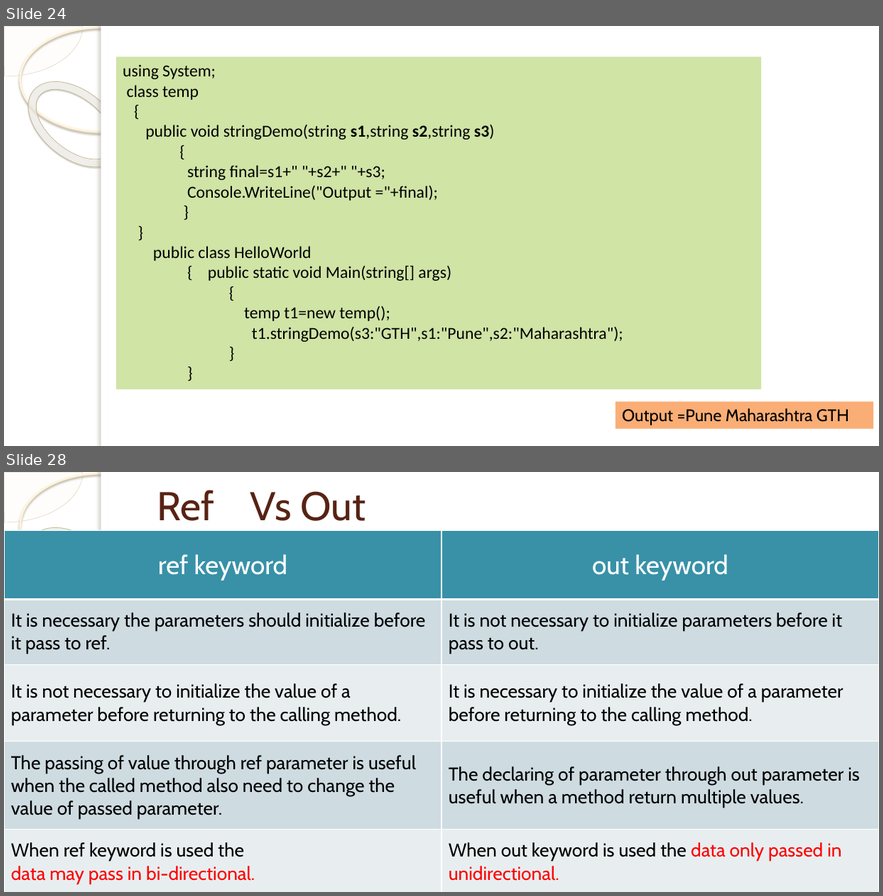
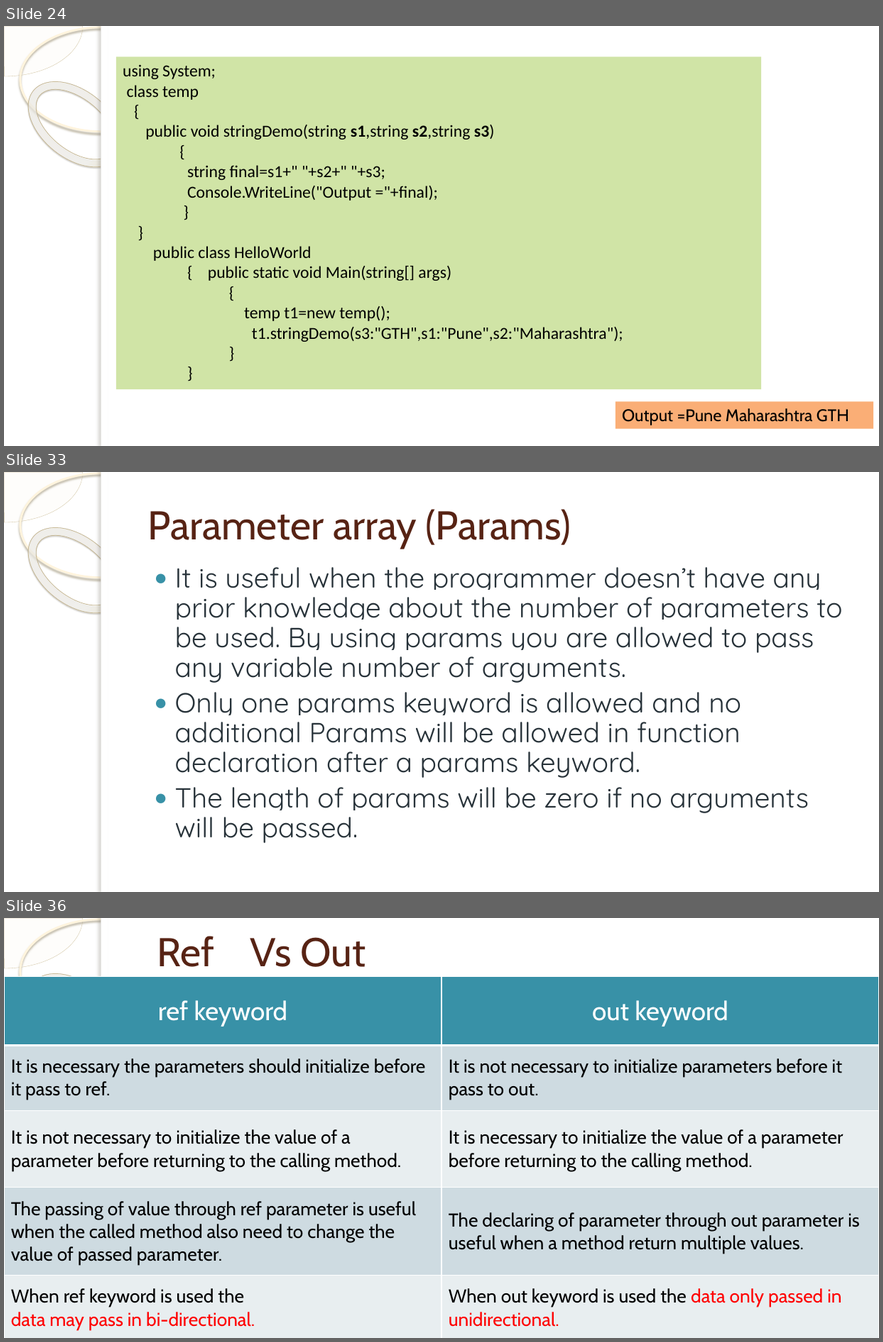
Before and after one commit to pravin9696/TypesOfParametersDemo210524, a slide deck: PPT/C# Class structure and objects.pptx. Shown one above the other, each under a label of ours: slides 24 and 28 before the commit, slides 24, 33 and 36 after it; the slides between them are not shown. The pictures are 883x896 and 883x1342 pixels, drawn with LibreOffice and Linux fonts; fonts in the diff are those of the drawing; background and template pictures are left out. Boxes give left, top, right and bottom in pixels: in the first picture for what was removed or moved away, otherwise in the second. Text is boxed around its words. In the diff, an @@ line names an element or a change of style, - is before the commit and + after.

Commit message:
New mofied PPF added new examples added as below
Out parameters
In parameters
Parameter array (Params)
Default Or Optional parameter

```diff
--- a/PPT/C# Class structure and objects.pptx
+++ b/PPT/C# Class structure and objects.pptx
@@ slide 33 added at (4,472,879,892), background picture (left out); not listed: 5 template elements that a slide beside it also shows @@
@@ title added at (148,509,571,549), 43 pt, text #572314 @@
+Parameter array (Params)
@@ text added at (175,567,842,843), 29.6 pt, text #273239 @@
+● It is useful when the programmer doesn’t have any prior knowledge about the number of parameters to be used. By using params you are allowed to pass any variable number of arguments.
+● Only one params keyword is allowed and no additional Params will be allowed in function declaration after a params keyword.
+● The length of params will be zero if no arguments will be passed.
@@ what was slide 28 is now slide 36 @@
```
Also in this commit, not shown: 5 slides changed, 7 other slides added, 2 other files.
